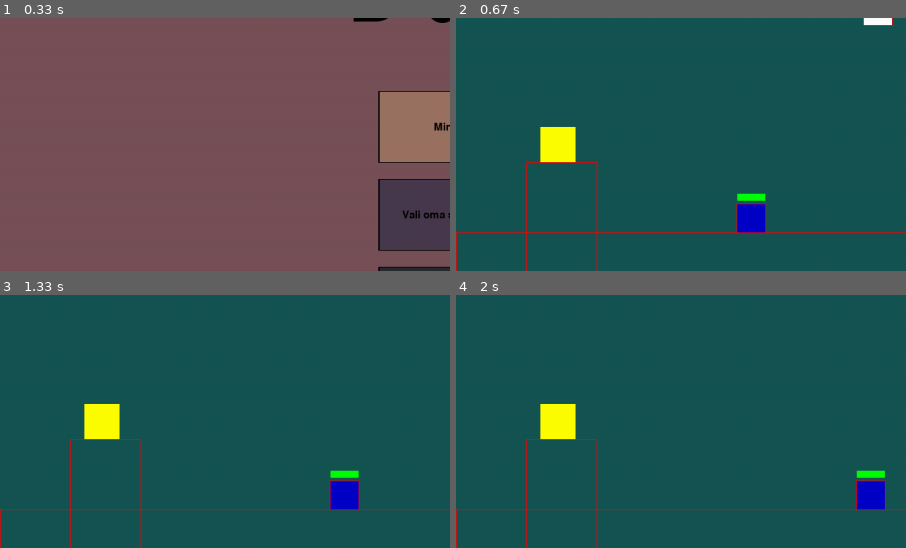
Above: before the commit, frames 1-4 (two rows, left to right).
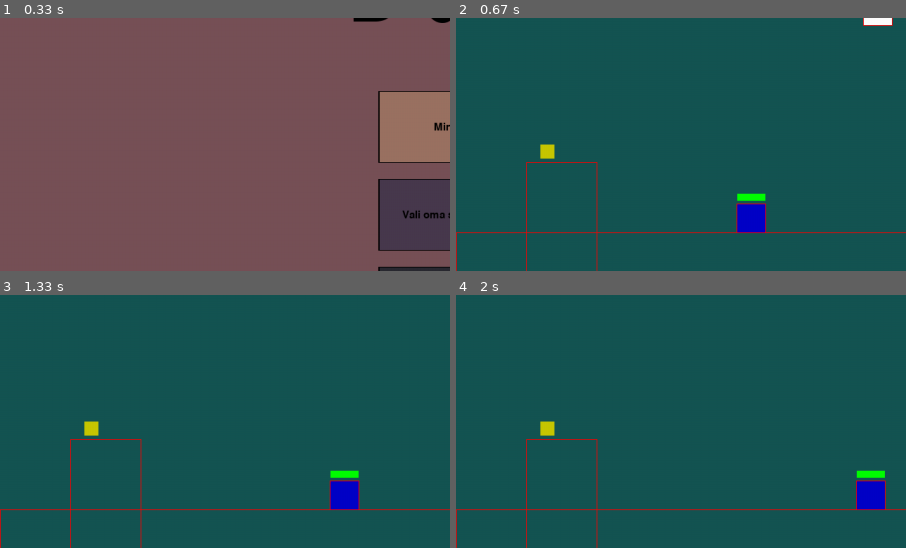
Above: after the commit, the same moments.

Repository: KarupoegPuhh/2020-projekt
Game: pygame game, started from MAIN.py
Two runs of this game, one before a commit and one after it. Both use one fixed random seed, a clock stepped at 60 frames per second and the inputs below.
Inputs:
- Up to frame 1 (0.33 s): no input
- Up to frame 2 (0.67 s): click "Minek!" at 0.38 s
- Up to frame 3 (1.33 s): tap Space at 0.67, 1.07 s; hold D from 1 s (still down)
- Up to frame 4 (2 s): tap Space at 1.37, 1.57, 1.9 s; release D at 1.47 s; hold W 1.5-1.8 s; hold D from 1.83 s (still down)
The pictures show only the part of the screen within x 0-50%, y 27-77%; the shares and areas given below are measured in that part.

Frame 1 is identical in both runs. In frame 2, 1.1% of the frame differs, in the area x 18-27%, y 43-58%; in frame 3, 1.1%; in frame 4, 1.1%.

Commit message:
Railgun on collectible ja väiksed fixid

Diff:
--- a/ekraanid.py
+++ b/ekraanid.py
@@ -20,5 +20,6 @@
         }
 
 def itemite_loomine():
-    print("LÕIN")
-    return {0:[Item(120, 350, 50, 50, maailm.kasukas, "Sa leidsid rõivaid!")]}
+    return {0:[Item(120, 395, 20, 20, maailm.kasukas, "Sa leidsid rõivaid!", (200,200,0))],
+            1:[Item(410, 245, 30, 50, maailm.railgun, "Sa leidsid relva!", (191,0,255))]
+            }
--- a/maailm.py
+++ b/maailm.py
@@ -120,7 +120,7 @@
     ling = Relvad(2, 30, 5, (255,255,255), 15, 1, True,"ling", "Walter PPK")
     hernepüss = Relvad(1, 5, 3, (0,255,0), 20, 0, False,"hernepüss", "AK-47")
     kartulikahur = Relvad(20, 40, 10, (161,127,27), 13, 0, False,"kartulikaur", "Käsikahur")
-    railgun = Relvad(0.2, 0, 20, (4,217,255),10 , 0, True,"midagi erakordset", "EMP gun")
+    railgun = Relvad(0.2, 0, 20, (4,217,255),10 , 0, False,"midagi erakordset", "EMP gun")
     #Varustus
     kasukas = Varustus(0, 5, False, False, "vammus")
 
@@ -132,7 +132,6 @@
     screen = 0
     vastased_ekraanis = vastaste_loomine()
     itemid_ekraanis = itemite_loomine()
-    print(itemid_ekraanis)
 
     for scr in screenid:
         põrand1 = Põrand(0,laius,500)
@@ -449,7 +448,7 @@
 
         #Collision varustusega
         for item in itemid:
-            if item.x < Tom.x + Tom.laius / 2 < item.x + item.laius and item.y < Tom.y + Tom.pikkus / 2 < item.y + item.kõrgus:
+            if item.x < Tom.x + Tom.laius / 2 < item.x + item.laius and item.y < Tom.y + Tom.pikkus <= item.y + item.kõrgus*2:
                 item.collision = True
 
         #vaheta screeni paremale
--- a/player_lisad.py
+++ b/player_lisad.py
@@ -63,20 +63,20 @@
             Tom.armor -= self.armor
 
 class Item():
-    def __init__(self, x, y, laius, kõrgus, asi, tekst):
+    def __init__(self, x, y, laius, kõrgus, asi, tekst, värv):
         self.x = x
-        self.y = y
+        self.y = y - kõrgus
         self.laius = laius
         self.kõrgus = kõrgus
         self.asi = asi
         self.tekst = tekst
         self.collision = False
         self.aeg = 0
+        self.värv = värv
 
     def draw(self, aken):
-        print("joonistasin")
         if not self.asi.unlocked:
-            pg.draw.rect(aken, (255,255,0), (self.x, self.y, self.laius, self.kõrgus))
+            pg.draw.rect(aken, self.värv, (self.x, self.y, self.laius, self.kõrgus))
         if not self.asi.unlocked and self.collision:
             self.asi.unlocked = True
             self.aeg = pg.time.get_ticks()
--- a/vastased.py
+++ b/vastased.py
@@ -217,13 +217,15 @@
         pass
 
     def player_väljub(self, Tom):
-        Tom.vel *= -1
-        Tom.armor = Tom.armor / self.armordb
-        maailm.ling.dmg += self.dmgdb
-        maailm.hernepüss.dmg += self.dmgdb
-        maailm.kartulikahur.dmg += self.dmgdb
-        maailm.railgun.dmg += self.dmgdb
-        maailm.kasukas.armor /= self.armordb
+        if self.dbkontroll:
+            self.dbkontroll = False
+            Tom.vel *= -1
+            Tom.armor = Tom.armor / self.armordb
+            maailm.ling.dmg += self.dmgdb
+            maailm.hernepüss.dmg += self.dmgdb
+            maailm.kartulikahur.dmg += self.dmgdb
+            maailm.railgun.dmg += self.dmgdb
+            maailm.kasukas.armor /= self.armordb
 
     def move(self, dt, Tom):
         if 200 < Tom.x + Tom.laius/2 < laius -200:
